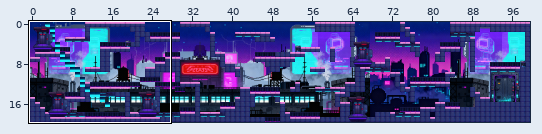
One commit to this Tiled map (JSON): assets/maps/map.tmj. The picture above shows the old version from afar; the outline marks the close-up.
Close-up. Earlier state:
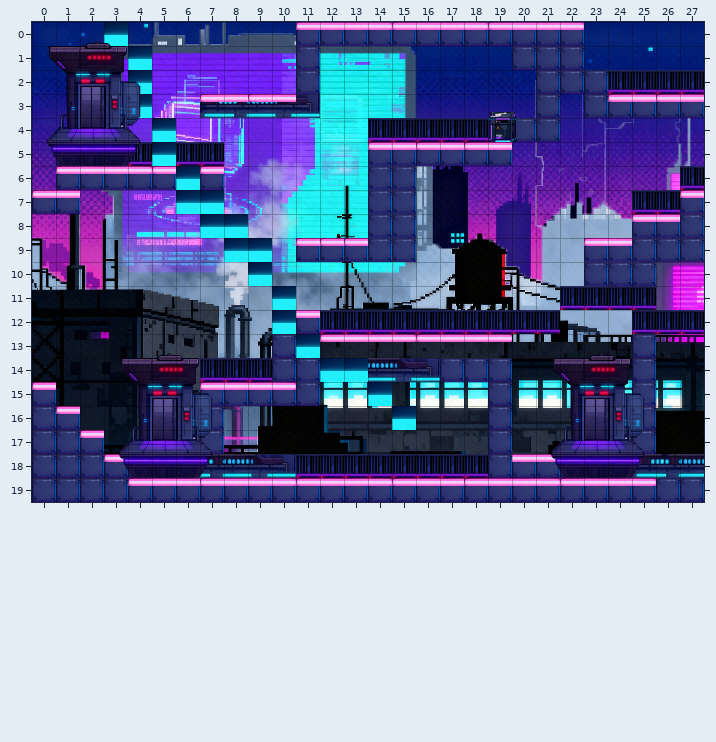
Cells are 32x32 px. Shown: x 0..27, y 0..19. The commit also changed other parts of the map, which this record leaves out.
After:
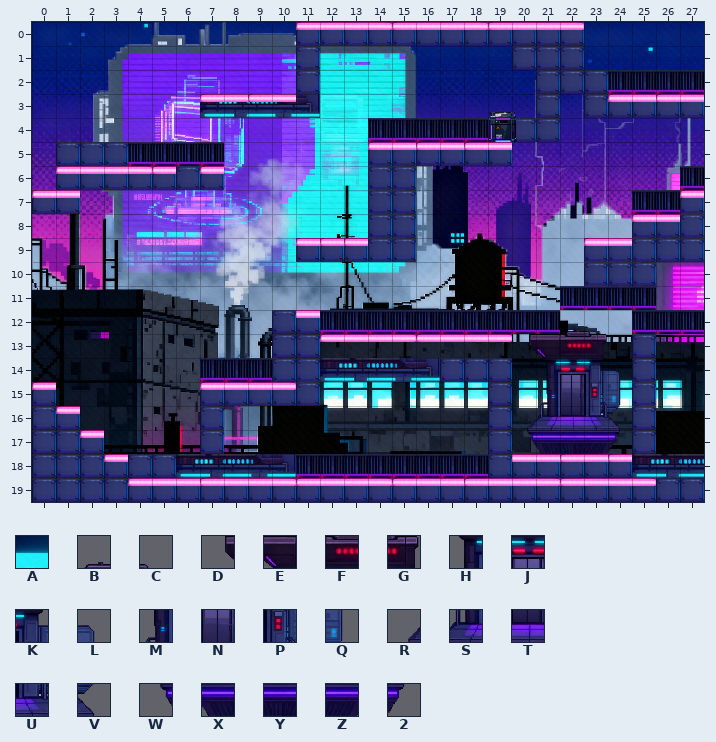
Key: from "background_city": A 492; from "tilesetv1": B 836, C 837, D 866, E 867, F 868, G 869, H 899, J 900, K 901, L 902, M 931, N 932, P 933, Q 934, R 962, S 963, T 964, U 965, V 966, W 994, X 995, Y 996, Z 997, 2 998.
_ is an empty cell.
Tiles of an added or newly shown layer are drawn over the layers below it.
Author's note on the commit: ajout fonctionnalité ascenceur --> à profiner
What changed:
Layer "neonsroses":
y 0: x 3 A -> _
y 1..3: x 4 A -> _
y 4..5: x 5 A -> _
y 6: x 6 A -> _
y 7: x 6..7 AA -> __
y 8: x 7..8 AA -> __
y 9: x 8..9 AA -> __
y 10: x 9 A -> _
y 11..12: x 10 A -> _
y 13: x 11 A -> _
y 14: x 12..13 AA -> __
y 15: x 14 A -> _
y 16: x 15 A -> _
Layer "ascenseur" (removed):
y 0: x 2..3 BC -> __
y 1: x 0..3 DEFG -> ____
y 2: x 1..4 HJKL -> ____
y 3: x 1..4 MNPQ -> ____
y 4: x 0..4 RSTUV -> _____
y 5: x 0..4 WXYZ2 -> _____
y 13: x 5..6 BC -> __; x 23..24 BC -> __
y 14: x 3..6 DEFG -> ____; x 21..24 DEFG -> ____
y 15: x 4..7 HJKL -> ____; x 22..25 HJKL -> ____
y 16: x 4..7 MNPQ -> ____; x 22..25 MNPQ -> ____
y 17: x 3..7 RSTUV -> _____; x 21..25 RSTUV -> _____
y 18: x 3..7 WXYZ2 -> _____; x 21..25 WXYZ2 -> _____
Layer "ascenceur" (added):
y 12: x 22..23 __ -> BC
y 13: x 20..23 ____ -> DEFG
y 14: x 21..24 ____ -> HJKL
y 15: x 21..24 ____ -> MNPQ
y 16: x 20..24 _____ -> RSTUV
y 17: x 20..24 _____ -> WXYZ2
